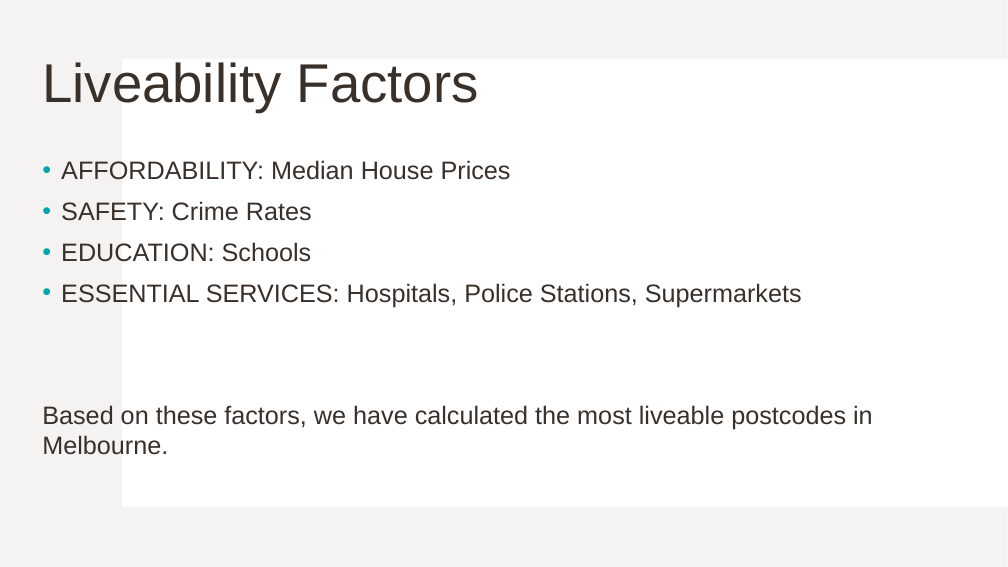
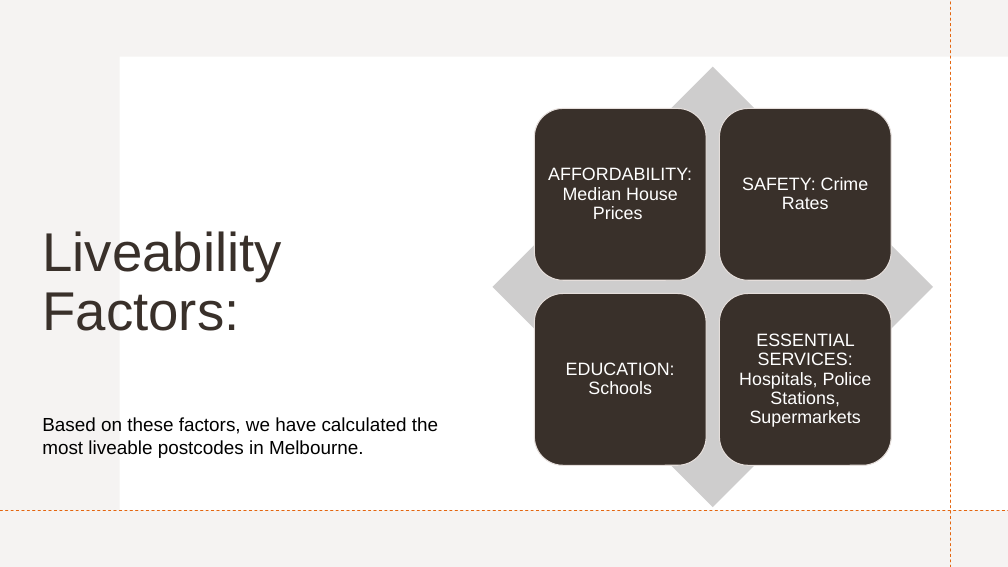
Before and after one commit to Kakhai1/bootcamp_project, a slide deck: slide 3 of Project 1 - Group 6 Slides_KT.pptx. Drawn at 1008x567 pixels with LibreOffice and Linux fonts; fonts in the diff are those of the drawing. Boxes give left, top, right and bottom in pixels: in the first picture for what was removed or moved away, otherwise in the second. Text is boxed around its words. In the diff, an @@ line names an element or a change of style, - is before the commit and + after.

```diff
--- a/Project 1 - Group 6 Slides_KT.pptx
+++ b/Project 1 - Group 6 Slides_KT.pptx
@@ rectangle removed at [0, 0, 1008, 567] @@
@@ rectangle added at [0, 0, 1008, 567], fill #FFFFFF @@
@@ rectangle added at [0, 0, 1008, 567], fill #E5DEDB at 35% opacity @@
@@ line added from (951, 567) to (951, 1), #E4650E 0.75 pt dashed @@
@@ rectangle added at [119, 57, 1008, 510], fill #FFFFFF @@
@@ text removed at [42, 160, 873, 455] @@
-• AFFORDABILITY: Median House Prices
-• SAFETY: Crime Rates
-• EDUCATION: Schools
-• ESSENTIAL SERVICES: Hospitals, Police Stations, Supermarkets
-Based on these factors, we have calculated the most liveable postcodes in Melbourne.
@@ title at [42, 231, 281, 331]: text changed @@
-Liveability Factors
+Liveability Factors:
@@ group added at [492, 67, 933, 507]: 4 rounded rectangles, 4 texts, 1 diamond @@
+AFFORDABILITY: Median House Prices
+SAFETY: Crime Rates
+EDUCATION: Schools
+ESSENTIAL SERVICES: Hospitals, Police Stations, Supermarkets
@@ text added at [42, 417, 438, 458], 18 pt, text #000000 @@
+Based on these factors, we have calculated the most liveable postcodes in Melbourne.
@@ line added from (0, 510) to (1008, 510), #E4650E 0.75 pt dashed @@
```
Also in this commit, not shown: 9 other slides changed, 3 slides added, 4 slides removed.
